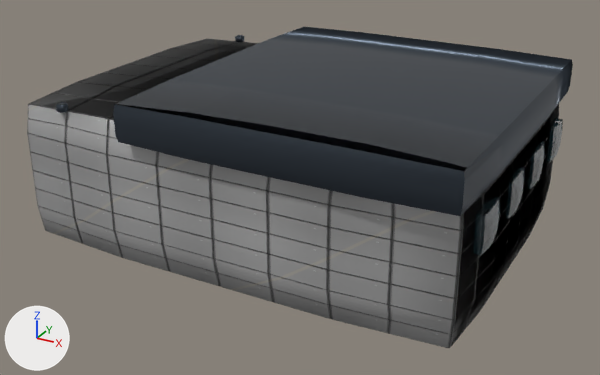
An edit to the glTF model assets/ships/parts/cockpits/cockpit_slab.glb, drawn before and after from the same camera.
Before and after are seen from a camera (50 mm lens) standing at (5.63, -7.35, 4.12) and looking at (1.67, -0.16, 0.52). The lights are fixed; the arrows at lower left show +X, +Y and +Z. The older version comes first. Where no turn or scale is listed for an object, it has been applied to the vertices.

Objects in the first picture: 'Slab_Bridge_Block', 'cockpit_slab_Material_Glass_Merged', 'cockpit_slab_Material_Mechanical_Merged'.
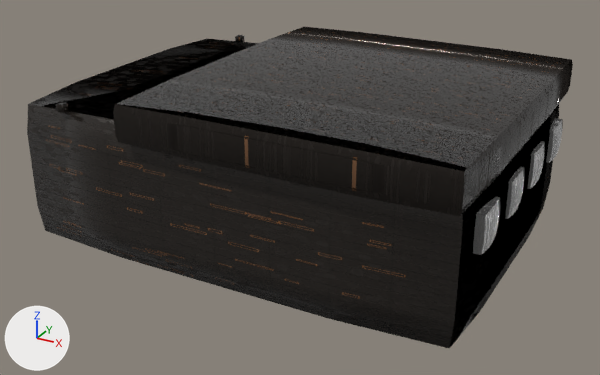
Edits to the bpy script that builds the scene:
```text
Add img_cockpit_slab_wear_mask_1k:
    img_cockpit_slab_wear_mask_1k = load_image('cockpit_slab_wear_mask_1k', '_unpacked/cockpit_slab_wear_mask_1k', 1024, 1024, 'Non-Color')
Add img_cockpit_slab_trim_sheet_1k:
    img_cockpit_slab_trim_sheet_1k = load_image('cockpit_slab_trim_sheet_1k', '_unpacked/cockpit_slab_trim_sheet_1k', 1024, 1024, 'sRGB')
Change mat_material_hull:
    remove # nodes: BsdfPrincipled, Math x2, NormalMap, OutputMaterial, SeparateColor, TexImage x3
    remove # uses the picture img_basecolor
    remove # uses the picture img_normal
    remove # uses the picture img_orm
    nodes: BsdfPrincipled, Math, OutputMaterial, SeparateColor, TexImage x2
    uses the picture img_cockpit_slab_trim_sheet_1k
    uses the picture img_cockpit_slab_wear_mask_1k
Change mat_material_mechanical:
    remove # nodes: BsdfPrincipled, OutputMaterial
    remove # colours: greyish blue #424b55
    nodes: BsdfPrincipled, Math, OutputMaterial, SeparateColor, TexImage x2
    uses the picture img_cockpit_slab_trim_sheet_1k
    uses the picture img_cockpit_slab_wear_mask_1k
Change mat_material_glass:
    remove # nodes: BsdfPrincipled, OutputMaterial
    remove # colours: dark cyan #2c525d
    nodes: BsdfPrincipled, Math, OutputMaterial, SeparateColor, TexImage x2
    uses the picture img_cockpit_slab_trim_sheet_1k
    uses the picture img_cockpit_slab_wear_mask_1k
```

Changed parts and their boxes (x1, y1, x2, y2) in the pictures (600 x 375 px):
'Slab_Bridge_Block', surface changed (grey to black): (27, 39, 559, 349) in both
'cockpit_slab_Material_Mechanical_Merged', surface changed: (56, 27, 573, 216) in both
'cockpit_slab_Material_Glass_Merged', surface changed: (473, 118, 563, 255) in both
